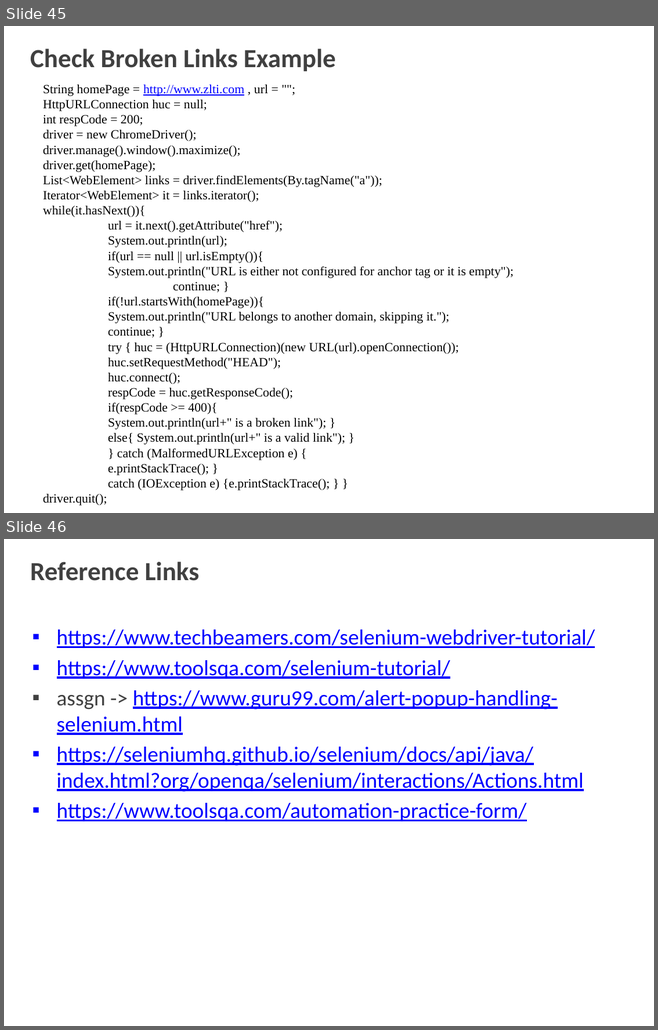
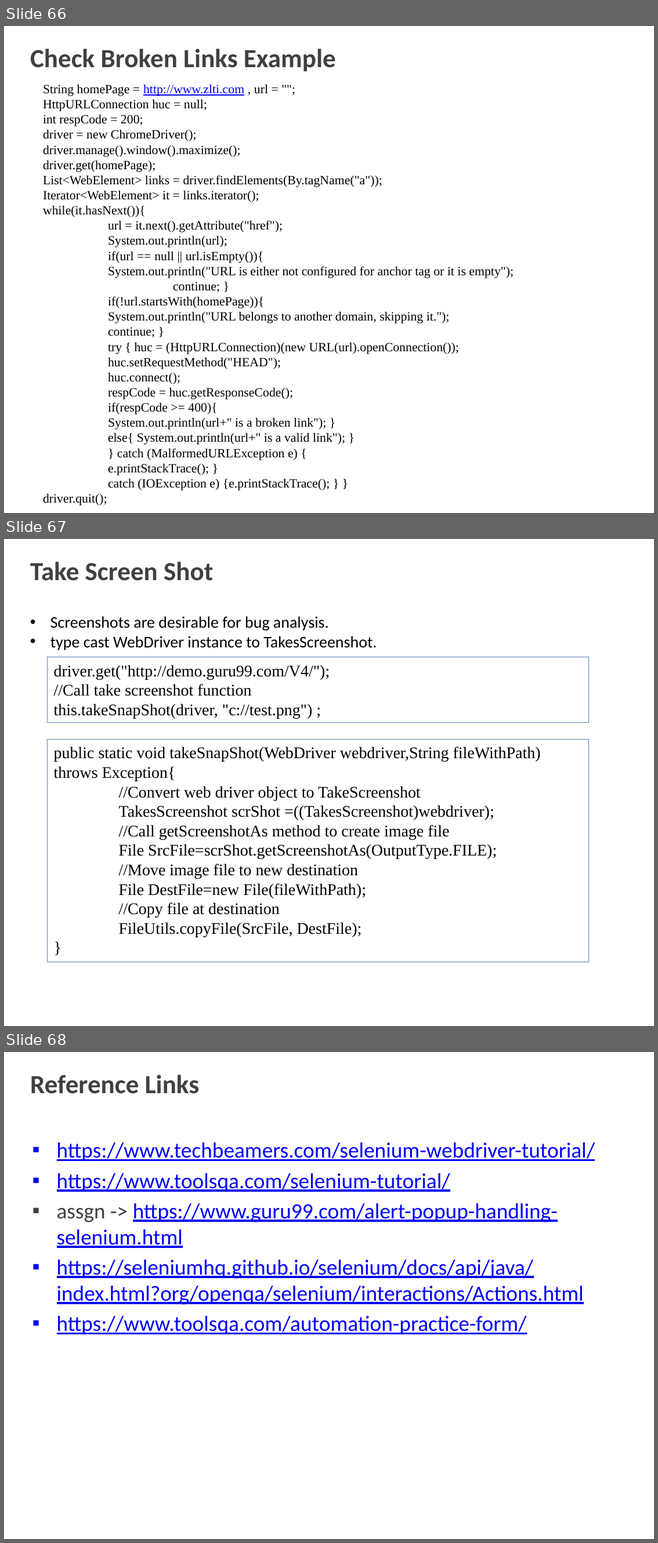
Before and after one commit to shalini06mittal/MphasisPhase5Batch1, a slide deck: 2_Selenium.pptx. Shown one above the other, each under a label of ours: slides 45 and 46 before the commit, slides 66, 67 and 68 after it. The pictures are 658x1030 and 658x1543 pixels, drawn with LibreOffice and Linux fonts; fonts in the diff are those of the drawing; background and template pictures are left out. Boxes give left, top, right and bottom in pixels: in the first picture for what was removed or moved away, otherwise in the second. Text is boxed around its words. In the diff, an @@ line names an element or a change of style, - is before the commit and + after.

```diff
--- a/2_Selenium.pptx
+++ b/2_Selenium.pptx
@@ slide 67 added at box(4, 539, 654, 1026), background picture (left out) @@
@@ title added at box(30, 562, 213, 581), 29 pt, text #404040, bold @@
+Take Screen Shot
@@ text added at box(50, 616, 376, 650), 18 pt, text #000000 @@
+• Screenshots are desirable for bug analysis.
+• type cast WebDriver instance to TakesScreenshot.
@@ rectangle added at box(48, 657, 589, 723), outline #4F81BD 0.75 pt, 18 pt, text #000000 @@
+driver.get("http://demo.guru99.com/V4/");
+//Call take screenshot function
+this.takeSnapShot(driver, "c://test.png") ;
@@ rectangle added at box(48, 739, 589, 962), outline #4F81BD 0.75 pt, 18 pt, text #000000 @@
+public static void takeSnapShot(WebDriver webdriver,String fileWithPath) throws Exception{
+//Convert web driver object to TakeScreenshot
+TakesScreenshot scrShot =((TakesScreenshot)webdriver);
+//Call getScreenshotAs method to create image file
+File SrcFile=scrShot.getScreenshotAs(OutputType.FILE);
+//Move image file to new destination
+File DestFile=new File(fileWithPath);
+//Copy file at destination
+FileUtils.copyFile(SrcFile, DestFile);
+}
@@ what was slide 45 is now slide 66 @@
@@ what was slide 46 is now slide 68 @@
```
Also in this commit, not shown: 2 slides changed, 21 other slides added, 42 other files.
